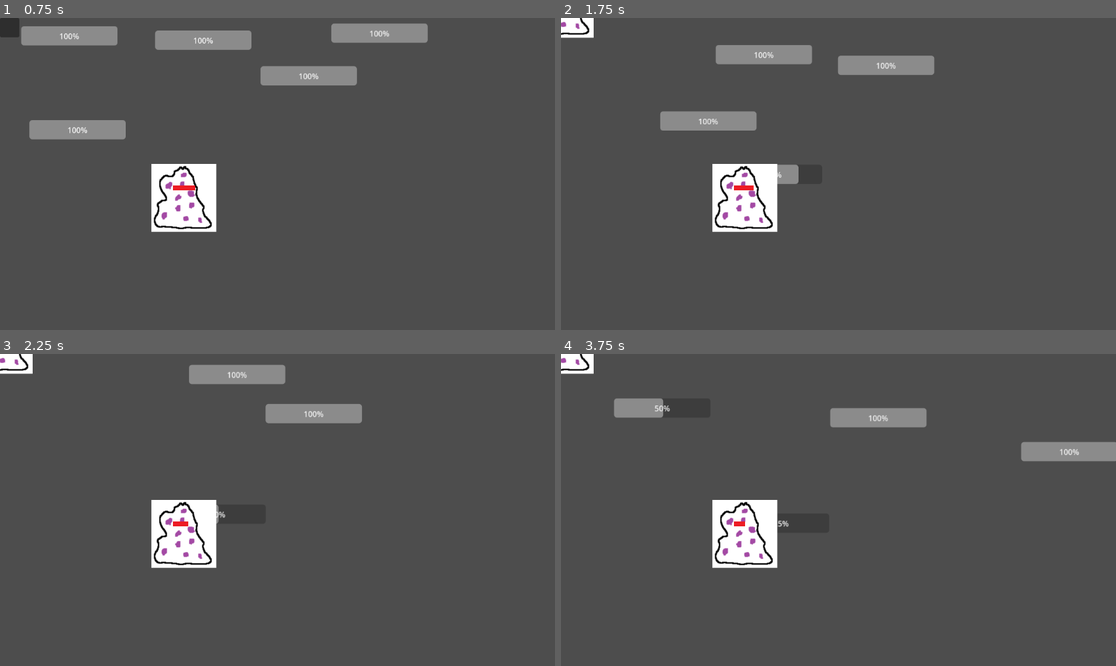
Above: before the commit, frames 1-4 (two rows, left to right).
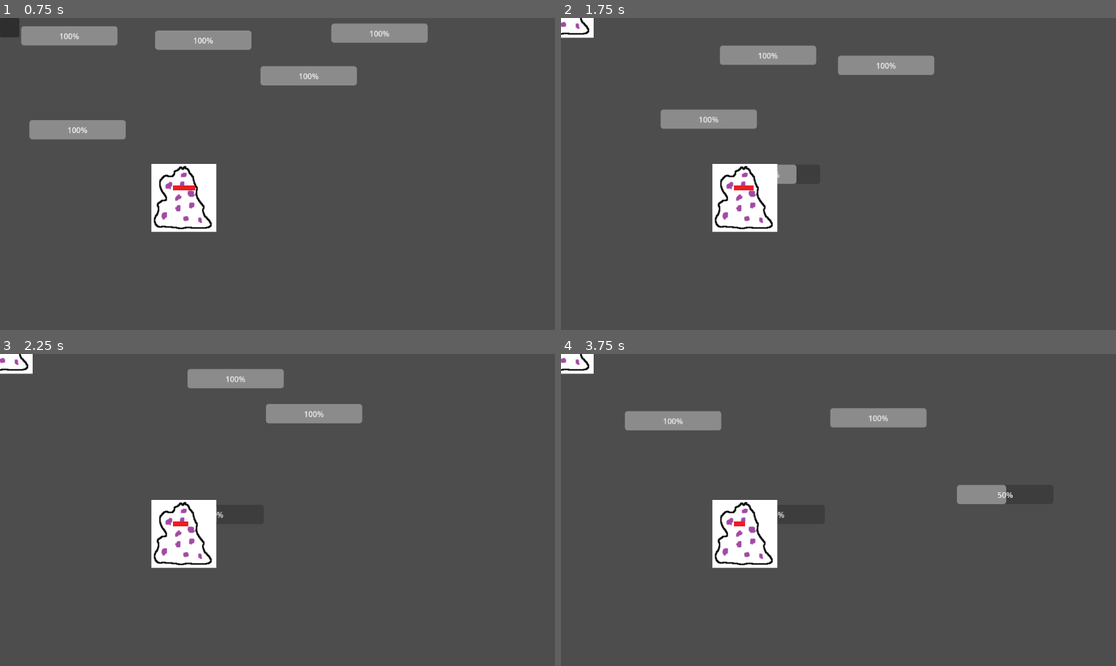
Above: after the commit, the same moments.

Repository: garipdk/LesAstrochats
Game: Godot game, scene res://scenes/Meteorite.tscn
Same seed, same stepped clock (60 frames per second), same inputs: the game is played once before the commit and once after it.
Inputs (mouse positions are in pixels of both pictures, inside the frame that each line leads up to):
- Up to frame 1 (0.75 s): tap Enter at 0.5 s; drag from (421, 67) to (183, 211) at 0.52 s
- Up to frame 2 (1.75 s): tap Space at 1.25 s; drag from (627, 99) to (744, 211) at 1.27 s
- Up to frame 3 (2.25 s): move the mouse to (327, 463) at 2.02 s; click (327, 463) at 2.17 s
- Up to frame 4 (3.75 s): tap Enter at 2.75 s; drag from (799, 435) to (672, 463) at 2.77 s; move the mouse to (1005, 556) at 3.52 s; click (1005, 556) at 3.67 s

Frame 1 is identical in both runs. In frame 2, 0.5% of the frame differs, in the area x 17-47%, y 8-54%; in frame 3, 0.6%; in frame 4, 3.0%, in the area x 9-100%, y 14-56%.
Error after the commit: Invalid call. Nonexistent function 'on_exited_mineral' in base 'CharacterBody2D (Chat.gd)'. (res://scenes/Mineral.gd:54)

Commit message:
Body exited function + mineral spawner

Diff:
--- a/scenes/Mineral.gd
+++ b/scenes/Mineral.gd
@@ -42,10 +42,15 @@
 	pass
 
 
-
-
 func _on_body_entered(body):
 	if body.is_in_group("Chats"):
 		body.on_entered_mineral(self)
 
 	pass # Replace with function body.
+
+
+func _on_body_exited(body):
+	if body.is_in_group("Chats"):
+		body.on_exited_mineral(self)
+
+	pass # Replace with function body.
--- a/scenes/MineralSpawner.gd
+++ b/scenes/MineralSpawner.gd
@@ -19,9 +19,11 @@
 	var newMineral = mineral.instantiate()
 	add_child(newMineral)
 
-	#var numberOfNodes = get_node("Area2D/SpawnPosList").get_child_count()
-	#var randomSpawner = get_node("Area2D/ItemList/SpawnPos" + str(int(randf() * numberOfNodes)))
+	var numberOfNodes = get_node("SpawnPosList").get_child_count()
+	var randomSpawner = get_node("SpawnPosList/SpawnPos" + str(int(randf() * numberOfNodes)))
 
+	print("SpawnPosList" + str(int(randf() * numberOfNodes)))
+	print(randomSpawner)
 
 	#newMineral.position = randomSpawner.position
 
--- a/scenes/mineral.tscn
+++ b/scenes/mineral.tscn
@@ -40,3 +40,4 @@
 texture = ExtResource("3_yc8b5")
 
 [connection signal="body_entered" from="." to="." method="_on_body_entered"]
+[connection signal="body_exited" from="." to="." method="_on_body_exited"]
--- a/scenes/mineral_spawner.tscn
+++ b/scenes/mineral_spawner.tscn
@@ -8,32 +8,26 @@
 [node name="Timer" type="Timer" parent="."]
 autostart = true
 
-[node name="Area2D" type="Area2D" parent="."]
-
-[node name="CollisionPolygon2D" type="CollisionPolygon2D" parent="Area2D"]
-position = Vector2(931, 259)
-polygon = PackedVector2Array(-210, -50, 589, -77, 1372, -45, 1520, 487, 349, 514, -359, 433)
-
-[node name="SpawnPosList" type="ItemList" parent="Area2D"]
+[node name="SpawnPosList" type="ItemList" parent="."]
 offset_right = 40.0
 offset_bottom = 40.0
 item_count = 1
 item_0/text = ""
 metadata/_edit_use_anchors_ = true
 
-[node name="SpawnPos5" type="Node2D" parent="Area2D/SpawnPosList"]
+[node name="SpawnPos5" type="Node2D" parent="SpawnPosList"]
 position = Vector2(2159, 324)
 
-[node name="SpawnPos4" type="Node2D" parent="Area2D/SpawnPosList"]
+[node name="SpawnPos4" type="Node2D" parent="SpawnPosList"]
 position = Vector2(1503, 519)
 
-[node name="SpawnPos3" type="Node2D" parent="Area2D/SpawnPosList"]
+[node name="SpawnPos3" type="Node2D" parent="SpawnPosList"]
 position = Vector2(968, 661)
 
-[node name="SpawnPos2" type="Node2D" parent="Area2D/SpawnPosList"]
+[node name="SpawnPos2" type="Node2D" parent="SpawnPosList"]
 position = Vector2(2144, 628)
 
-[node name="SpawnPos1" type="Node2D" parent="Area2D/SpawnPosList"]
+[node name="SpawnPos1" type="Node2D" parent="SpawnPosList"]
 position = Vector2(819, 276)
 
 [connection signal="timeout" from="Timer" to="." method="_onTimeOut"]
